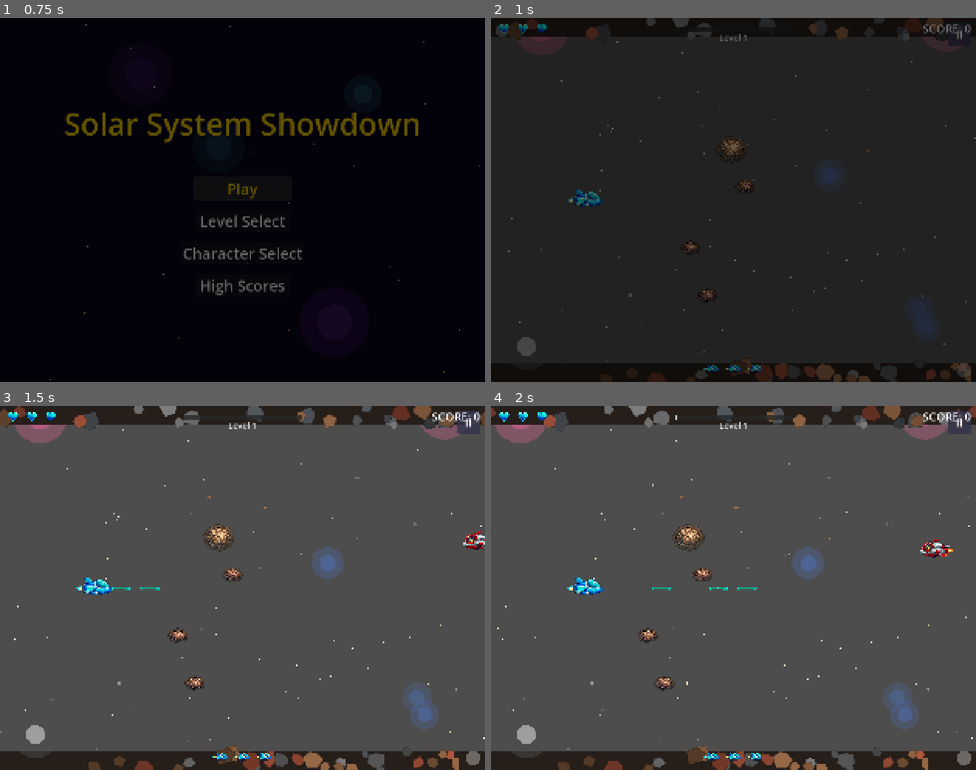
Above: before the commit, frames 1-4 (two rows, left to right).
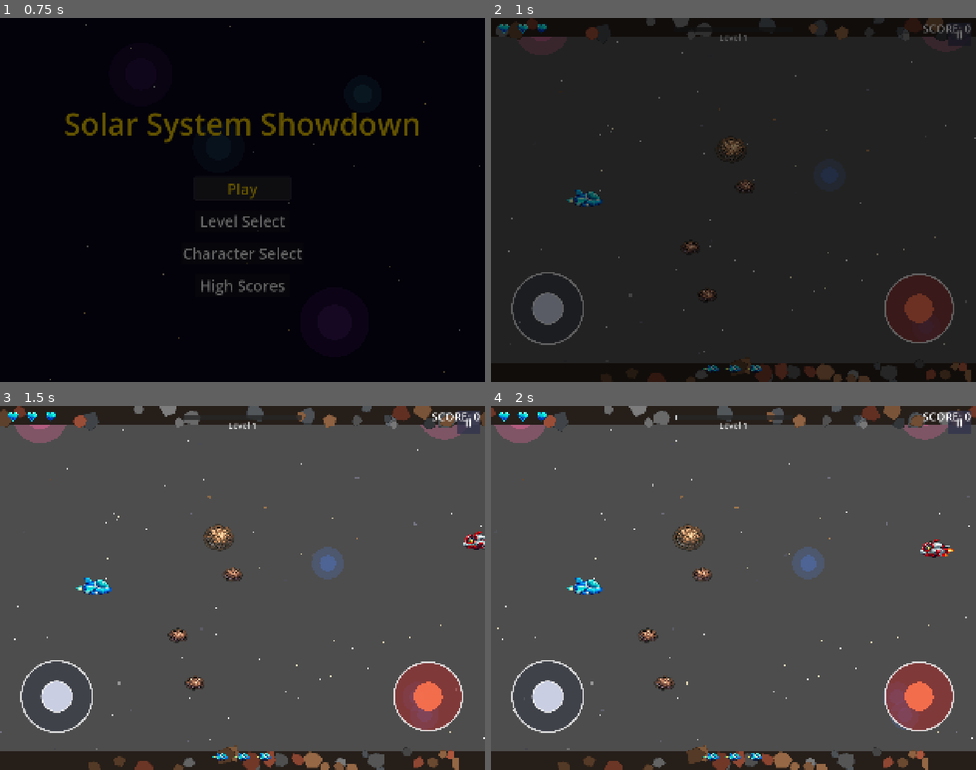
Above: after the commit, the same moments.

Repository: mattzollinhofer/space_scroller
Game: Godot game, scene res://scenes/ui/main_menu.tscn
Two runs of this game, one before a commit and one after it. Both use one fixed random seed, a clock stepped at 60 frames per second and the inputs below.
Inputs (mouse positions are in pixels of both pictures, inside the frame that each line leads up to):
- Up to frame 1 (0.75 s): click "Play" at 0.5 s
- Up to frame 2 (1 s): no input
- Up to frame 3 (1.5 s): tap Enter at 1.25 s; drag from (470, 424) to (227, 537) at 1.27 s
- Up to frame 4 (2 s): no input

Frame 1 is identical in both runs. In frame 2, 1.5% of the frame differs, in the area x 4-99%, y 69-99%; in frame 3, 3.2%; in frame 4, 3.3%, in the area x 4-99%, y 49-99%.

Commit message:
Make mobile touch controls easier to use
The joystick and fire button were hard to use on phones: they sat
right on the bottom edge (overlapping the iPhone home-indicator swipe
zone), were mismatched in shape and size (a joystick circle vs. an
invisible full-height fire column with a tiny 30px dot), and were too
small to read as controls at a glance.

Both controls are now a matched pair of larger circles anchored in the
bottom corners and raised up off the screen edge: a grey joystick
(base ring + thumb knob) on the left, a red fire button (ring + inner
core that brightens while held) on the right. Firing and movement
logic are unchanged.

Co-Authored-By: Claude <noreply@anthropic.com>

Diff:
--- a/scenes/ui/fire_button.tscn
+++ b/scenes/ui/fire_button.tscn
@@ -3,15 +3,15 @@
 [ext_resource type="Script" path="res://scripts/ui/fire_button.gd" id="1_fire_button"]
 
 [node name="FireButton" type="Control"]
-anchors_preset = 6
+anchors_preset = 3
 anchor_left = 1.0
-anchor_top = 0.5
+anchor_top = 1.0
 anchor_right = 1.0
-anchor_bottom = 0.5
-offset_left = -600.0
-offset_top = -768.0
-offset_right = 0.0
-offset_bottom = 768.0
+anchor_bottom = 1.0
+offset_left = -390.0
+offset_top = -460.0
+offset_right = -90.0
+offset_bottom = -160.0
 grow_horizontal = 0
-grow_vertical = 2
+grow_vertical = 0
 script = ExtResource("1_fire_button")
--- a/scenes/ui/virtual_joystick.tscn
+++ b/scenes/ui/virtual_joystick.tscn
@@ -6,8 +6,8 @@
 anchors_preset = 2
 anchor_top = 1.0
 anchor_bottom = 1.0
-offset_left = 50.0
-offset_top = -250.0
-offset_right = 250.0
-offset_bottom = -50.0
+offset_left = 90.0
+offset_top = -460.0
+offset_right = 390.0
+offset_bottom = -160.0
 script = ExtResource("1_joystick")
--- a/scripts/ui/fire_button.gd
+++ b/scripts/ui/fire_button.gd
@@ -1,16 +1,19 @@
 extends Control
 ## Fire button for touch input on mobile devices.
-## Covers the right side of the screen and detects touch/click to fire.
+## Drawn as a clear circular button in the bottom-right corner.
 ## Player script queries is_pressed() to check if firing should occur.
 
-## Radius of the indicator dot in pixels
-@export var indicator_radius: float = 30.0
+## Color of the button fill (semi-transparent)
+@export var fill_color: Color = Color(0.7, 0.15, 0.15, 0.5)
 
-## Color of the indicator dot (semi-transparent white)
-@export var indicator_color: Color = Color(0.7, 0.7, 0.7, 0.5)
+## Color of the outline ring
+@export var ring_color: Color = Color(1, 1, 1, 0.8)
 
-## Margin from bottom-right corner
-@export var indicator_margin: float = 50.0
+## Color of the inner core
+@export var core_color: Color = Color(1, 0.45, 0.3, 0.9)
+
+## Color of the inner core while the button is held
+@export var core_pressed_color: Color = Color(1, 0.8, 0.4, 1)
 
 ## Whether the fire button is currently being pressed
 var _is_pressed: bool = false
@@ -19,19 +22,14 @@
 var _touch_index: int = -2
 
 
-func _ready() -> void:
-	# Set up the control to cover the right half of the screen
-	# This will be configured in the scene file using anchors
-	pass
-
-
 func _draw() -> void:
-	# Draw a small indicator dot in the bottom-right corner
-	var indicator_pos = Vector2(
-		size.x - indicator_margin,
-		size.y - indicator_margin
-	)
-	draw_circle(indicator_pos, indicator_radius, indicator_color)
+	# Draw a clear circular button centered in the control so it reads as "fire"
+	var button_center := size / 2.0
+	var radius := minf(size.x, size.y) / 2.0 - 6.0
+	draw_circle(button_center, radius, fill_color)
+	draw_circle(button_center, radius, ring_color, false, 6.0, true)
+	var core := core_pressed_color if _is_pressed else core_color
+	draw_circle(button_center, radius * 0.42, core)
 
 
 func _input(event: InputEvent) -> void:
@@ -50,6 +48,7 @@
 		if _is_within_bounds(local_pos):
 			_is_pressed = true
 			_touch_index = event.index
+			queue_redraw()
 	else:
 		# Touch released
 		if event.index == _touch_index:
@@ -63,6 +62,7 @@
 			if _is_within_bounds(local_pos):
 				_is_pressed = true
 				_touch_index = -1  # -1 indicates mouse
+				queue_redraw()
 		else:
 			if _touch_index == -1:
 				_reset()
@@ -81,6 +81,7 @@
 func _reset() -> void:
 	_is_pressed = false
 	_touch_index = -2
+	queue_redraw()
 
 
 ## Returns whether the fire button is currently pressed.
@@ -96,3 +97,4 @@
 		_touch_index = -1  # Simulate mouse press
 	else:
 		_touch_index = -2
+	queue_redraw()
--- a/scripts/ui/virtual_joystick.gd
+++ b/scripts/ui/virtual_joystick.gd
@@ -3,16 +3,19 @@
 ## Provides a normalized direction vector that the player script can read.
 
 ## Radius of the joystick base in pixels
-@export var joystick_radius: float = 100.0
+@export var joystick_radius: float = 150.0
 
 ## Radius of the thumb (inner circle) in pixels
-@export var thumb_radius: float = 40.0
+@export var thumb_radius: float = 64.0
 
 ## Color of the joystick base (semi-transparent)
-@export var base_color: Color = Color(0.3, 0.3, 0.3, 0.5)
+@export var base_color: Color = Color(0.2, 0.22, 0.28, 0.5)
 
 ## Color of the thumb indicator
-@export var thumb_color: Color = Color(0.7, 0.7, 0.7, 0.8)
+@export var thumb_color: Color = Color(0.85, 0.87, 0.95, 0.9)
+
+## Color of the outline ring drawn around the base and thumb
+@export var ring_color: Color = Color(1, 1, 1, 0.8)
 
 ## Current input direction (normalized, or zero if not touching)
 var _direction: Vector2 = Vector2.ZERO
@@ -38,10 +41,13 @@
 
 
 func _draw() -> void:
-	# Draw the base circle
+	# Base: translucent fill plus a bright ring so it reads as a control
 	draw_circle(_center, joystick_radius, base_color)
-	# Draw the thumb at its current position
-	draw_circle(_center + _thumb_offset, thumb_radius, thumb_color)
+	draw_circle(_center, joystick_radius, ring_color, false, 6.0, true)
+	# Thumb knob with an outline
+	var thumb_center := _center + _thumb_offset
+	draw_circle(thumb_center, thumb_radius, thumb_color)
+	draw_circle(thumb_center, thumb_radius, ring_color, false, 4.0, true)
 
 
 func _input(event: InputEvent) -> void:
